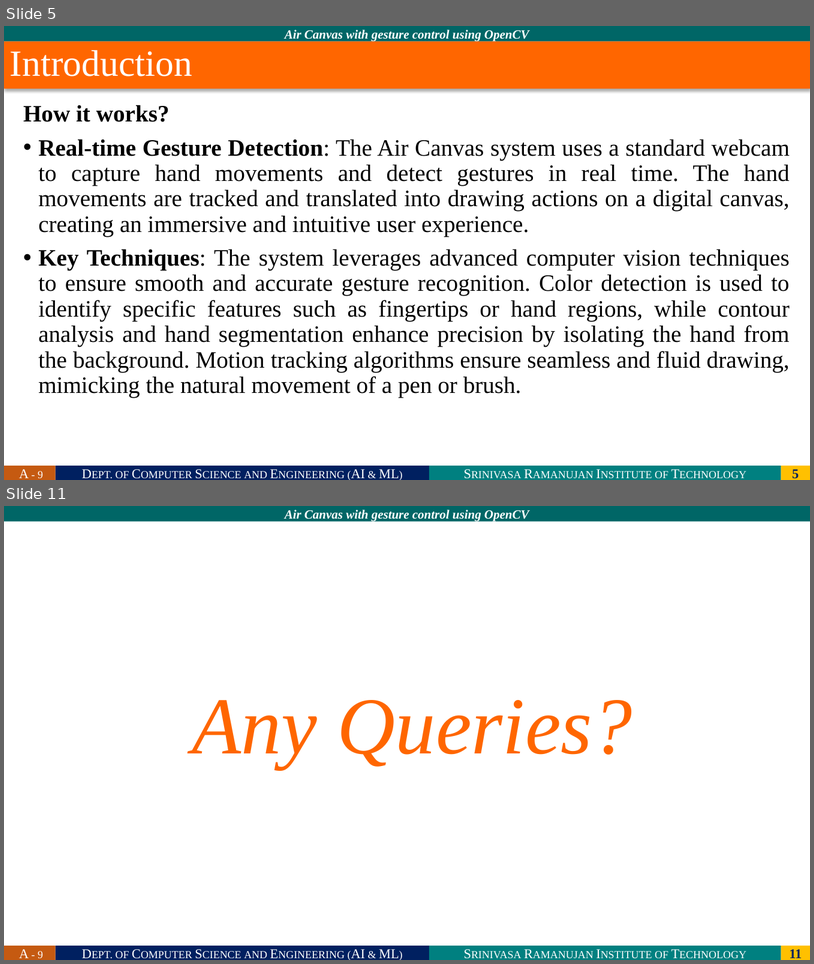
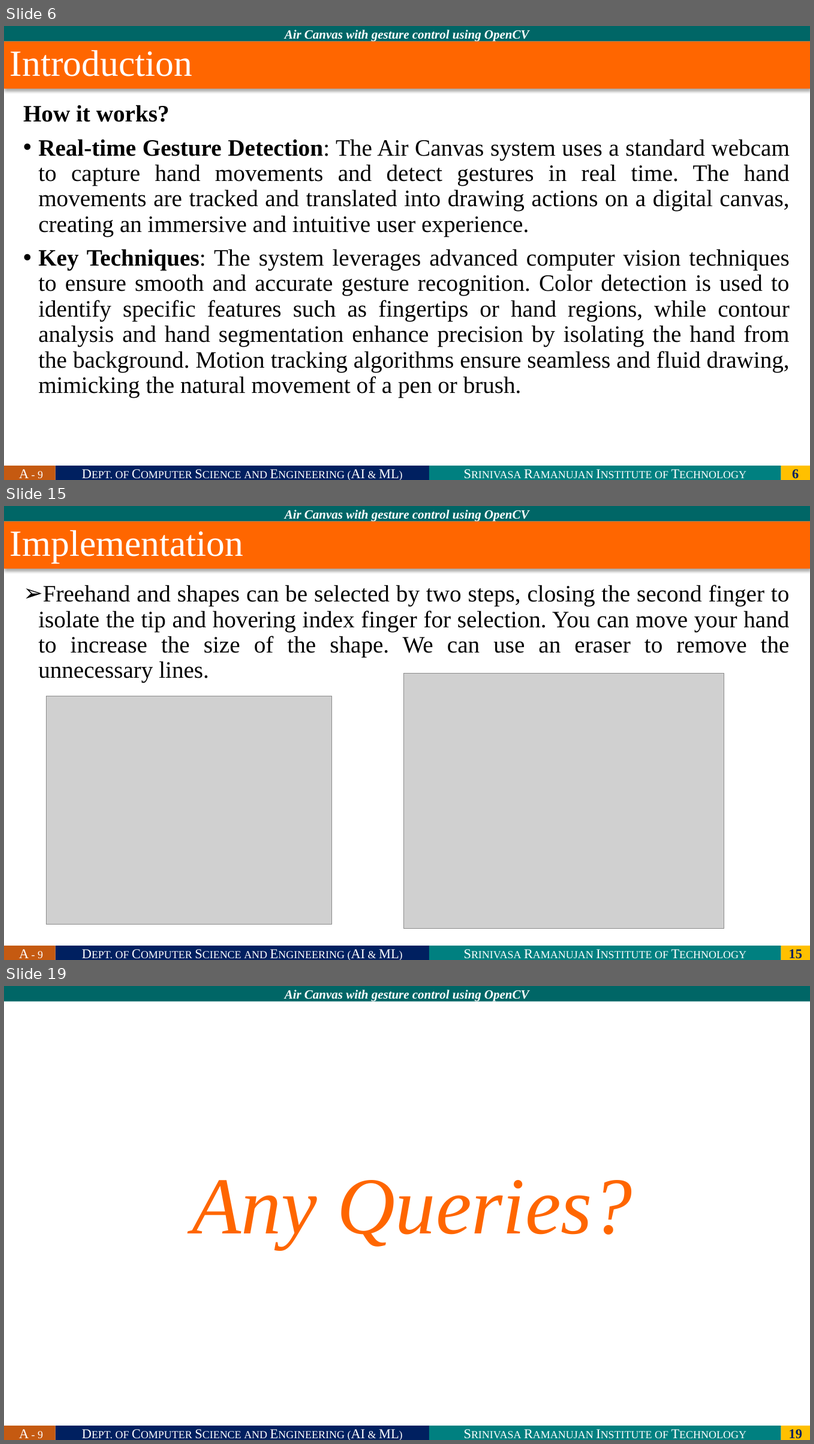
Before and after one commit to 214g1a3332/Project_A9, a slide deck: Review - 0 Template.pptx. Shown one above the other, each under a label of ours: slides 5 and 11 before the commit, slides 6, 15 and 19 after it; the slides between them are not shown. The pictures are 814x964 and 814x1444 pixels, drawn with LibreOffice and Linux fonts; fonts in the diff are those of the drawing; grey boxes stand for pictures; background and template pictures are left out. Boxes give left, top, right and bottom in pixels: in the first picture for what was removed or moved away, otherwise in the second. Text is boxed around its words. In the diff, an @@ line names an element or a change of style, - is before the commit and + after.

```diff
--- a/Review - 0 Template.pptx
+++ b/Review - 0 Template.pptx
@@ slide 15 added at (4, 506, 810, 960), background #FFFFFF; not listed: 5 template elements that a slide beside it also shows @@
@@ title added at (4, 521, 810, 568), fill #FF6600, 44 pt, text #FFFFFF @@
+Implementation
@@ text added at (38, 585, 790, 682), 28 pt, text #000000 @@
+➢ Freehand and shapes can be selected by two steps, closing the second finger to isolate the tip and hovering index finger for selection. You can move your hand to increase the size of the shape. We can use an eraser to remove the unnecessary lines.
@@ picture added at (404, 673, 725, 928) @@
@@ picture added at (47, 696, 332, 924) @@
@@ what was slide 5 is now slide 6 @@
@@ page number at (792, 469, 799, 478): text changed @@
-5
+6
@@ what was slide 11 is now slide 19 @@
@@ page number at (789, 1429, 803, 1438): text changed @@
-11
+19
```
Also in this commit, not shown: 5 slides changed, 8 other slides added, 1 slide removed, 2 other files.
